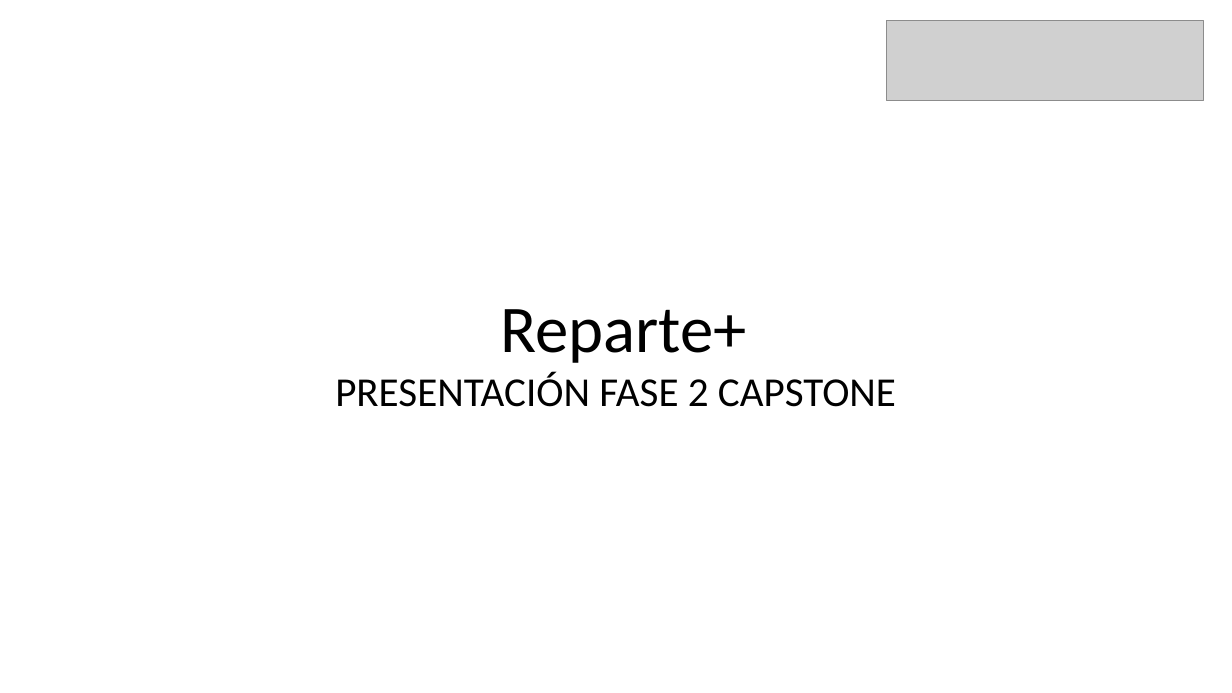
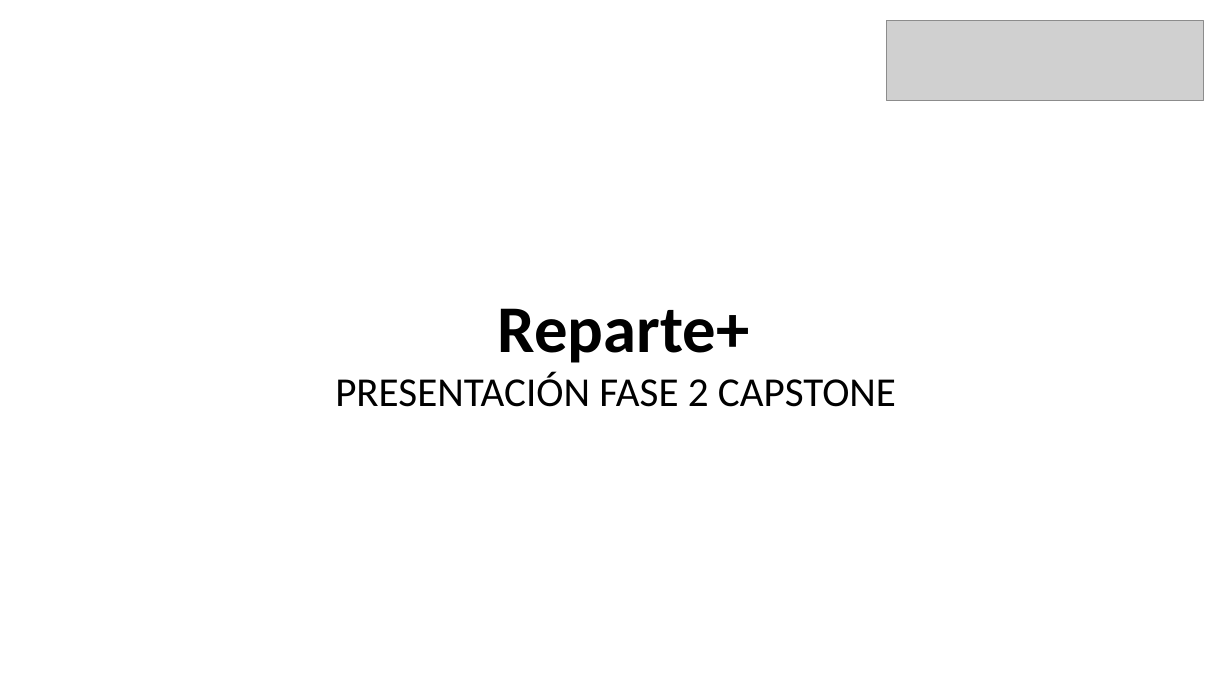
Before and after one commit to lrgdduoc/CAPSTONE, a slide deck: slide 1 of Fase2/Evidencias Proyecto/Presentación Reparte+.pptx. Drawn at 1232x693 pixels with LibreOffice and Linux fonts; fonts in the diff are those of the drawing; grey boxes stand for pictures. Boxes give left, top, right and bottom in pixels: in the first picture for what was removed or moved away, otherwise in the second. Text is boxed around its words. In the diff, an @@ line names an element or a change of style, - is before the commit and + after.

```diff
--- a/Fase2/Evidencias Proyecto/Presentación Reparte+.pptx
+++ b/Fase2/Evidencias Proyecto/Presentación Reparte+.pptx
@@ text at (498, 308, 750, 363): bold on in "Reparte+" @@
```
Also in this commit, not shown: 9 other slides changed, 2 slides added, 6 slides removed.
